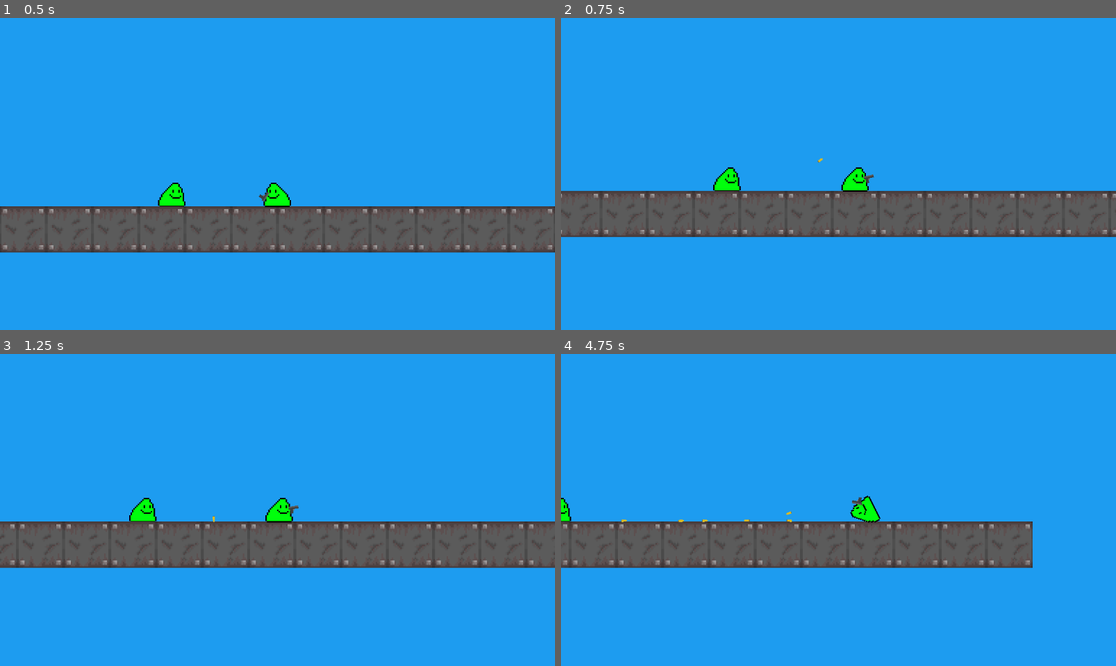
Above: before the commit, frames 1-4 (two rows, left to right).
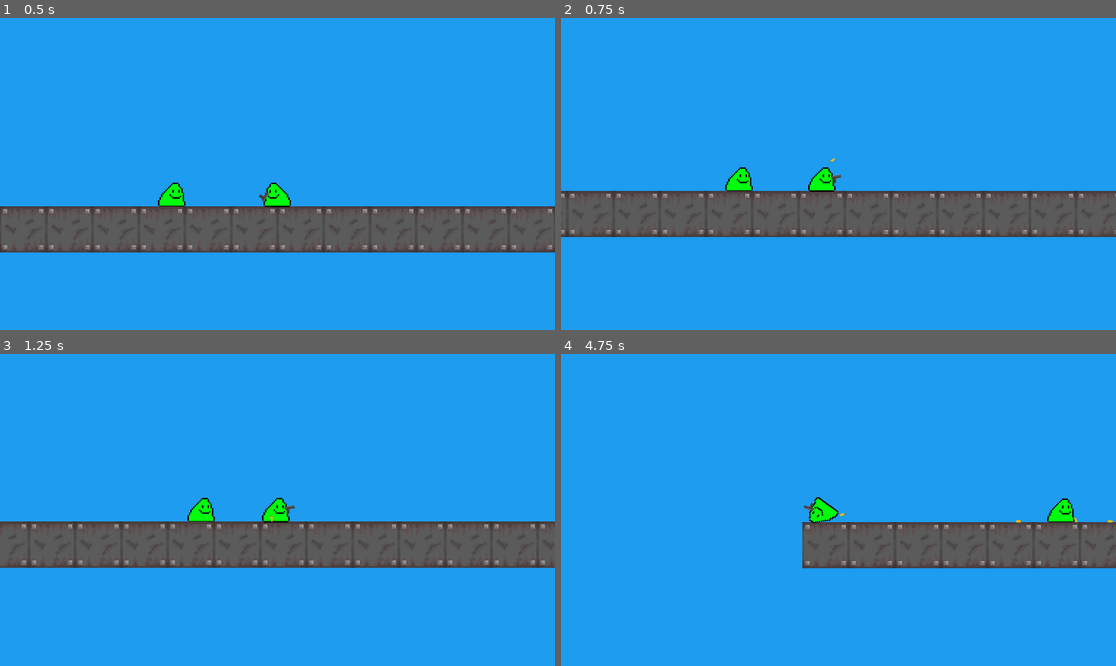
Above: after the commit, the same moments.

Repository: a0fefd/blobs-with-guns-remastered
Game: Godot game, scene res://scenes/levels/world.tscn
Two runs of this game, one before a commit and one after it. Both use one fixed random seed, a clock stepped at 60 frames per second and the inputs below.
Inputs (mouse positions are in pixels of both pictures, inside the frame that each line leads up to):
- Up to frame 1 (0.5 s): no input
- Up to frame 2 (0.75 s): move the mouse to (960, 158) at 0.52 s; click (960, 158) at 0.6 s
- Up to frame 3 (1.25 s): no input
- Up to frame 4 (4.75 s): move the mouse to (727, 525) at 1.27 s; click (727, 525) at 1.35 s; move the mouse to (894, 441) at 2.02 s; click (894, 441) at 2.1 s; move the mouse to (810, 572) at 2.77 s; click (810, 572) at 2.85 s; move the mouse to (1005, 556) at 3.52 s; click (1005, 556) at 3.6 s; move the mouse to (672, 463) at 4.27 s; click (672, 463) at 4.35 s

Frame 1 is identical in both runs. In frame 2, 2.1% of the frame differs, in the area x 0-100%, y 44-70%; in frame 3, 1.8%; in frame 4, 10%, in the area x 0-100%, y 45-69%.

Commit message:
Add equip_gun() function

Diff:
--- a/scripts/bob.gd
+++ b/scripts/bob.gd
@@ -8,6 +8,7 @@
 @onready var collider = get_node("CollisionPolygon2D")
 
 var guns = []
+var equipped_gun = null
 
 
 func add_gun(gun_to_add):
@@ -20,8 +21,16 @@
 	gun_inst.owner = self
 
 
+func equip_gun(index):
+	if equipped_gun:
+		equipped_gun.hide()
+
+	equipped_gun = guns[index]
+	equipped_gun.show()
+
+
 func get_recoiled(recoil_vector):
-	apply_central_impulse(recoil_vector.rotated(rotation) * gun_pos.scale)
+	apply_central_impulse(recoil_vector.rotated(rotation))  # check this
 
 
 func flip():
@@ -33,9 +42,9 @@
 
 func _ready():
 	add_gun(gun)
-	guns[0].show()
+	equip_gun(0)
 
 
-func _process(delta):
-	if abs(guns[0].rotation_degrees) > 90:
+func _process(_delta):
+	if abs(equipped_gun.rotation_degrees) > 90:
 		flip()
